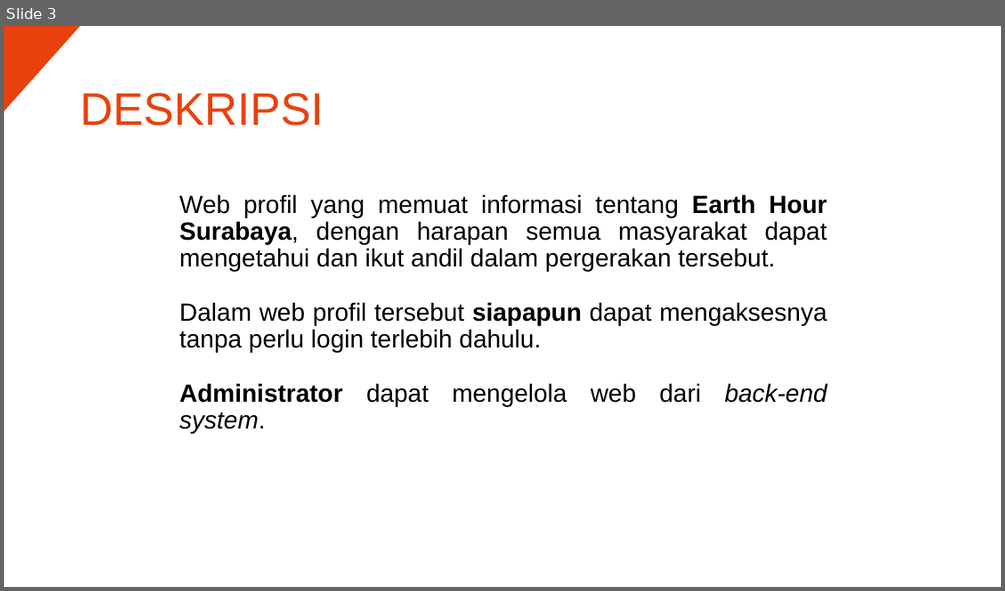
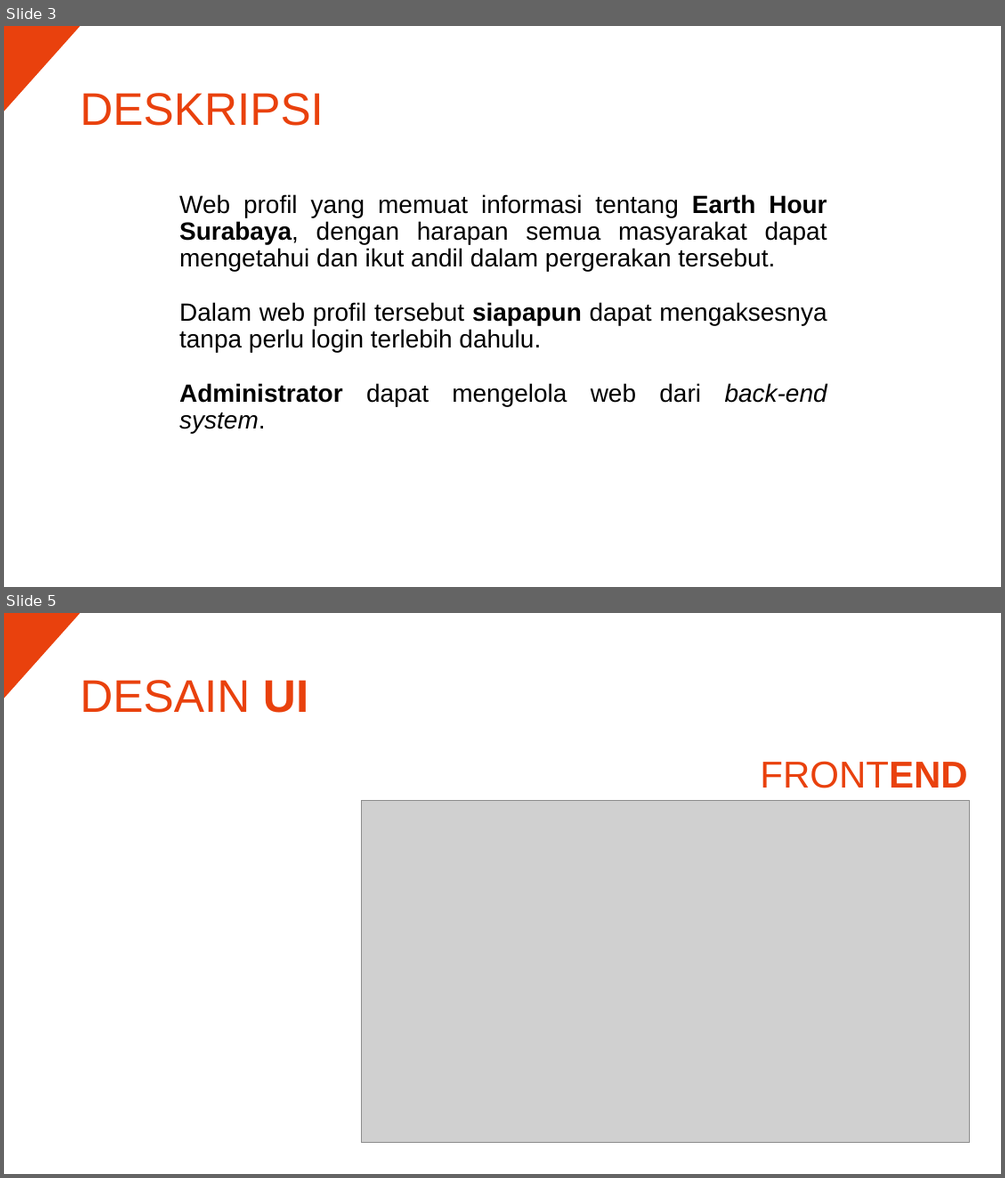
Before and after one commit to adtbo/EHSurabaya, a slide deck: MELAYANG.pptx. Shown one above the other, each under a label of ours: slide 3 before the commit, slides 3 and 5 after it; the slides between them are not shown. The pictures are 1005x591 and 1005x1178 pixels, drawn with LibreOffice and Linux fonts; fonts in the diff are those of the drawing; grey boxes stand for pictures. Boxes give left, top, right and bottom in pixels: in the first picture for what was removed or moved away, otherwise in the second. Text is boxed around its words. In the diff, an @@ line names an element or a change of style, - is before the commit and + after.

```diff
--- a/MELAYANG.pptx
+++ b/MELAYANG.pptx
@@ slide 5 added at (4, 613, 1001, 1174), background #FFFFFF @@
@@ triangle added at (4, 613, 81, 699), fill #E9410D @@
@@ title added at (80, 680, 308, 713), 44 pt, text #E9410D @@
+DESAIN UI
@@ text added at (760, 761, 967, 788), 36 pt, text #E9410D @@
+FRONTEND
@@ picture added at (362, 801, 970, 1143) @@
```
Also in this commit, not shown: 1 slide changed, 5 other slides added, 1 slide removed, 4 other files.
